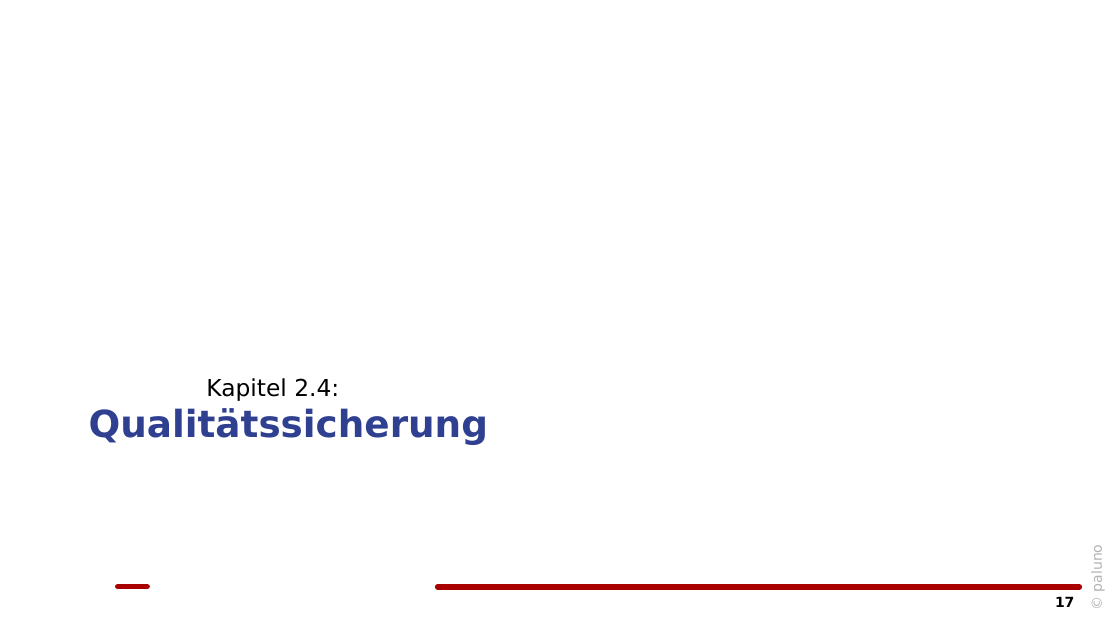
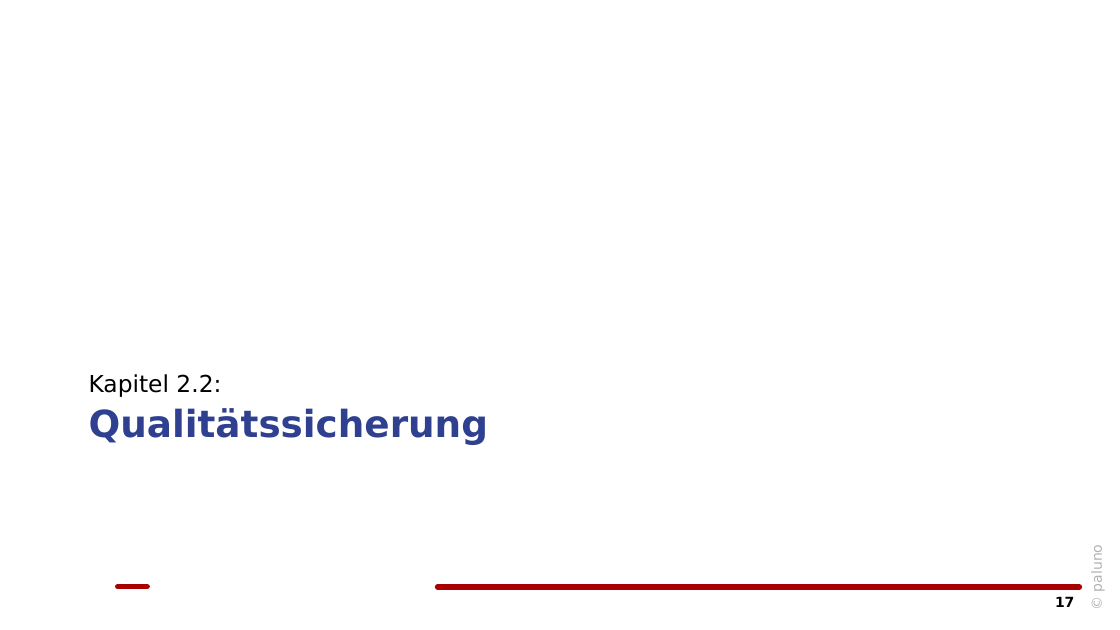
Before and after one commit to maj1n167/sep-ws21, a slide deck: slide 17 of material/artefakte/Gruppe12_SpezifikationspräsentationZ2.pptx. Drawn at 1120x630 pixels with LibreOffice and Linux fonts; fonts in the diff are those of the drawing; background and template pictures are left out. Boxes give left, top, right and bottom in pixels: in the first picture for what was removed or moved away, otherwise in the second. Text is boxed around its words. In the diff, an @@ line names an element or a change of style, - is before the commit and + after.

```diff
--- a/material/artefakte/Gruppe12_SpezifikationspräsentationZ2.pptx
+++ b/material/artefakte/Gruppe12_SpezifikationspräsentationZ2.pptx
@@ text at (x1=89, y1=374, x2=221, y2=397): text changed @@
-Kapitel 2.4:
+Kapitel 2.2:
```
Also in this commit, not shown: 4 other slides changed.
